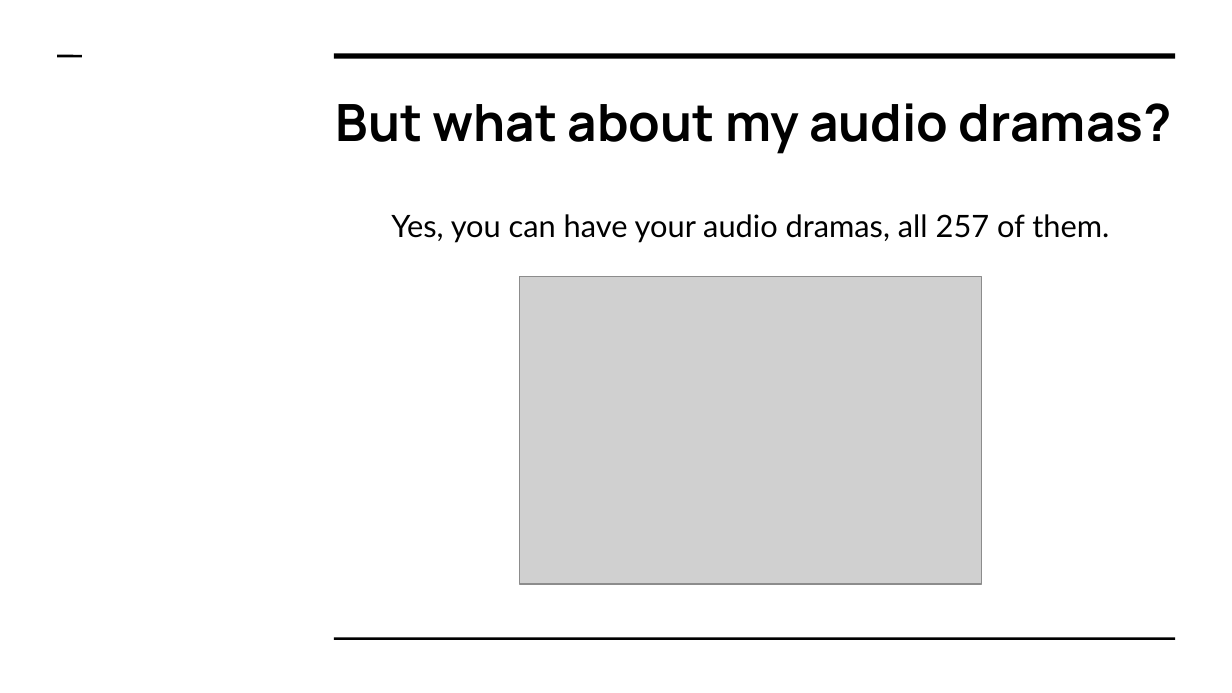
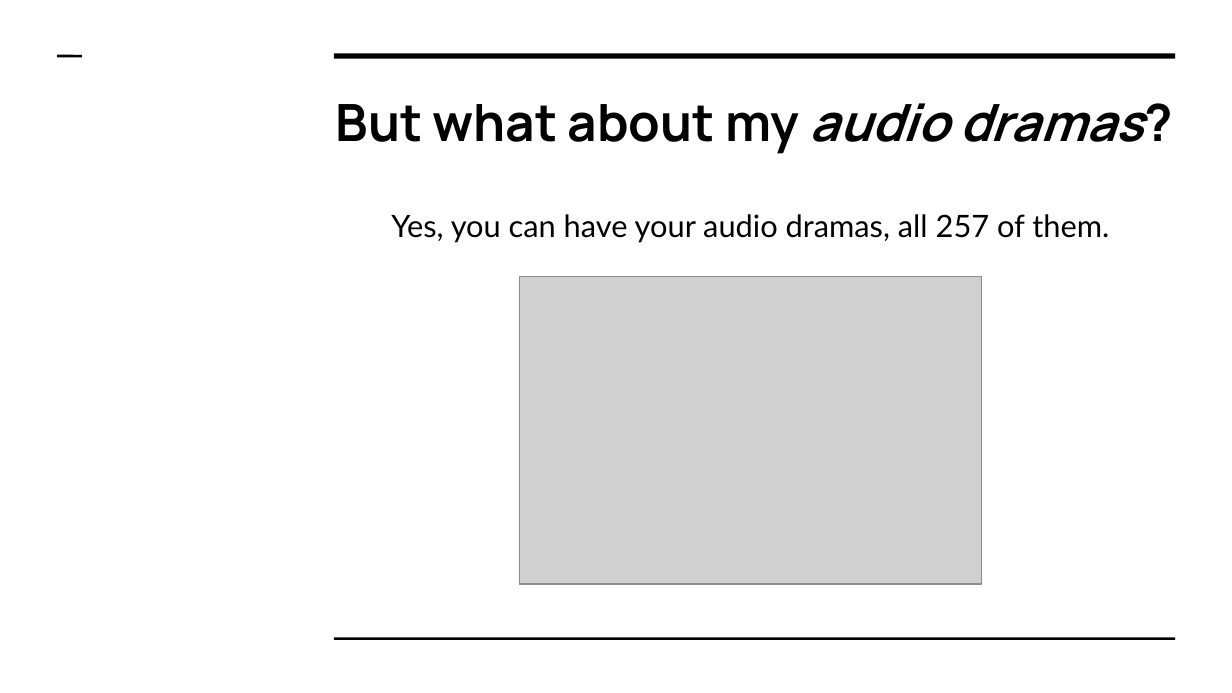
Before and after one commit to jflory7/presentations, a slide deck: slide 5 of 2017/musicbrainz-picard-workshop/musicbrainz-picard-workshop-presentation.odp. Drawn at 1232x693 pixels with LibreOffice and Linux fonts; fonts in the diff are those of the drawing; grey boxes stand for pictures. Boxes give left, top, right and bottom in pixels: in the first picture for what was removed or moved away, otherwise in the second. Text is boxed around its words. In the diff, an @@ line names an element or a change of style, - is before the commit and + after.

```diff
--- a/2017/musicbrainz-picard-workshop/musicbrainz-picard-workshop-presentation.odp
+++ b/2017/musicbrainz-picard-workshop/musicbrainz-picard-workshop-presentation.odp
@@ title "But what about my audio ..." at <box>336,103,1143,154</box>: italic on in "audio dramas?" @@
```
Also in this commit, not shown: 6 other slides changed, 1 slide removed, 1 other file.
